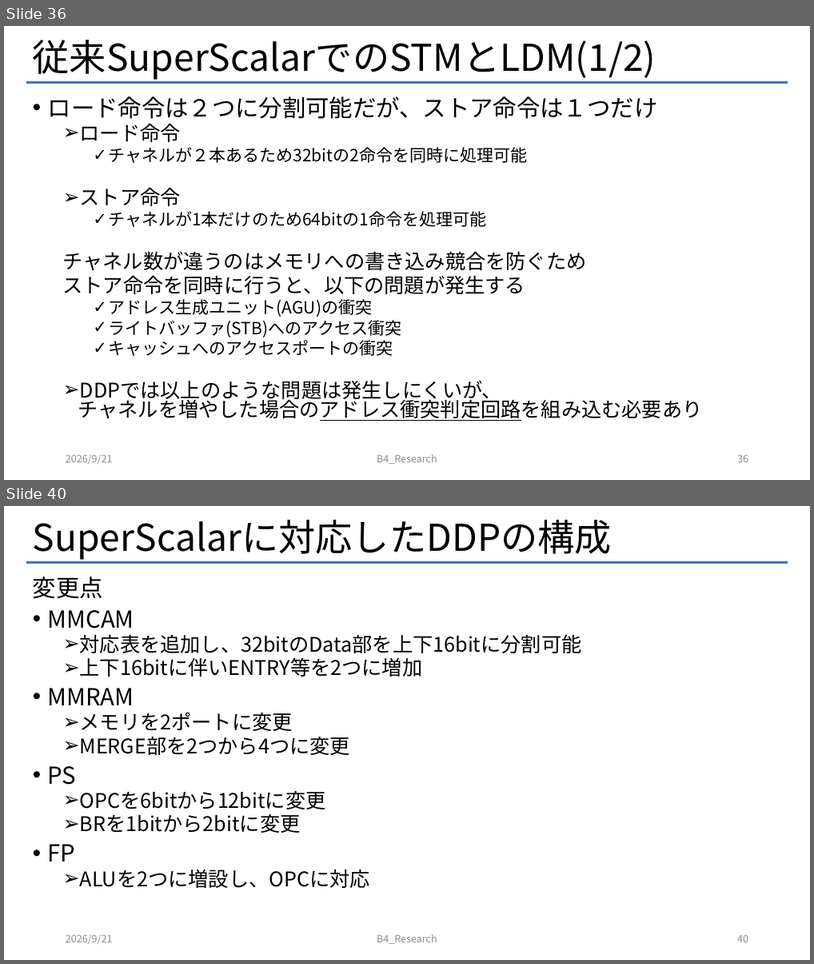
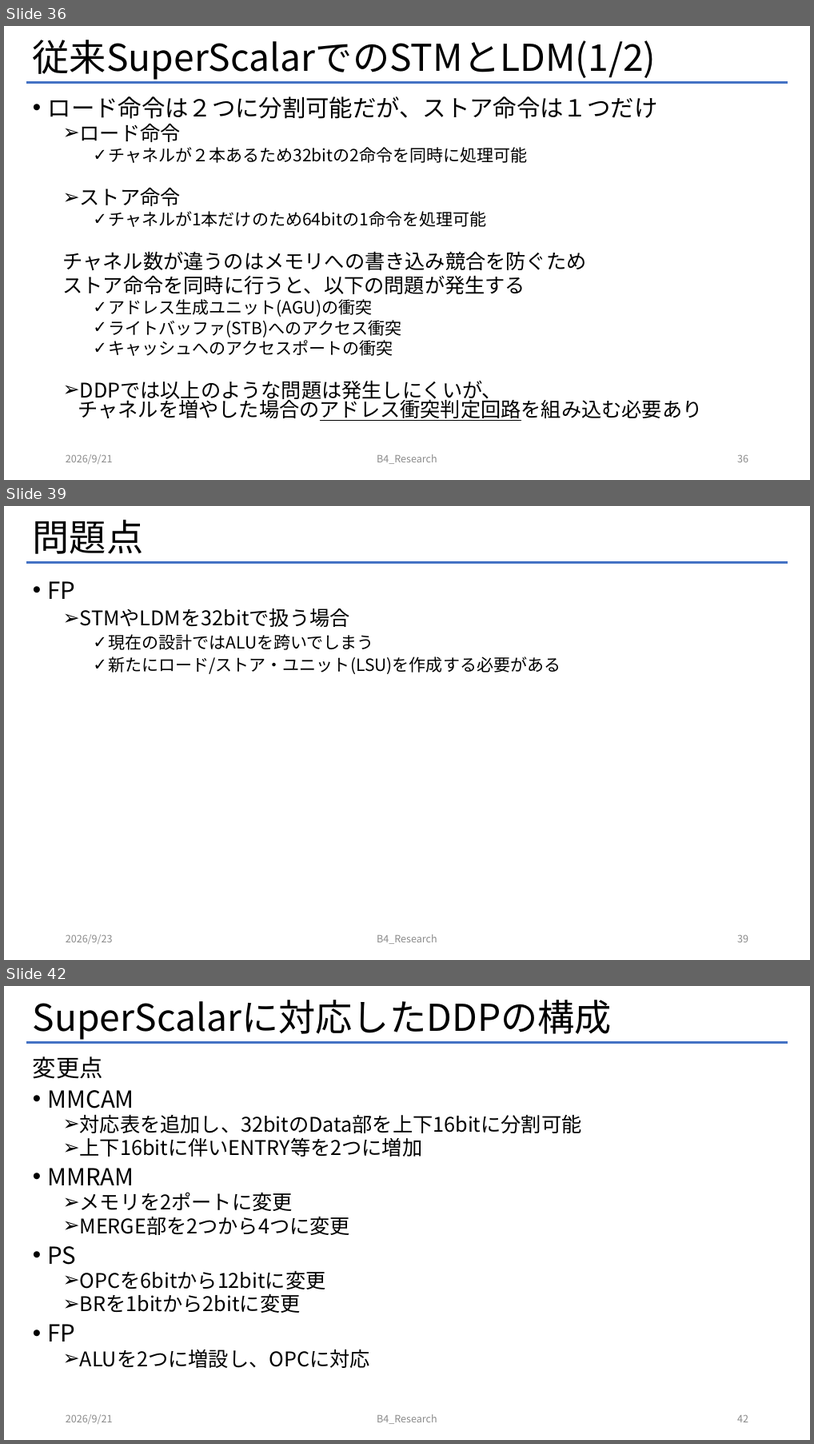
Before and after one commit to Mattya009/SuperScalar_DDP, a slide deck: DDP_SuperScalar.pptx. Shown one above the other, each under a label of ours: slides 36 and 40 before the commit, slides 36, 39 and 42 after it; the slides between them are not shown. The pictures are 814x964 and 814x1444 pixels, drawn with LibreOffice and Linux fonts; fonts in the diff are those of the drawing. Boxes give left, top, right and bottom in pixels: in the first picture for what was removed or moved away, otherwise in the second. Text is boxed around its words. In the diff, an @@ line names an element or a change of style, - is before the commit and + after.

```diff
--- a/DDP_SuperScalar.pptx
+++ b/DDP_SuperScalar.pptx
@@ slide 39 added at (x1=4, y1=506, x2=810, y2=960), background #FFFFFF; not listed: 1 template element that a slide beside it also shows @@
@@ title added at (x1=33, y1=520, x2=144, y2=554), 44 pt, text #000000 @@
+問題点
@@ text added at (x1=48, y1=581, x2=561, y2=674), 20 pt, text #000000 @@
+• FP
+  ➢ STMやLDMを32bitで扱う場合
+    ✓ 現在の設計ではALUを跨いでしまう
+    ✓ 新たにロード/ストア・ユニット(LSU)を作成する必要がある
@@ text added at (x1=66, y1=934, x2=113, y2=944), 12 pt, text #8C8C8C @@
+2026/9/23
@@ text added at (x1=377, y1=934, x2=438, y2=944), 12 pt, text #8C8C8C @@
+B4_Research
@@ page number added at (x1=738, y1=935, x2=749, y2=942), 12 pt, text #8C8C8C @@
+39
@@ what was slide 40 is now slide 42 @@
@@ page number at (x1=738, y1=1415, x2=749, y2=1422): text changed @@
-40
+42
```
Also in this commit, not shown: 4 slides changed, 7 other slides added, 2 other files.
